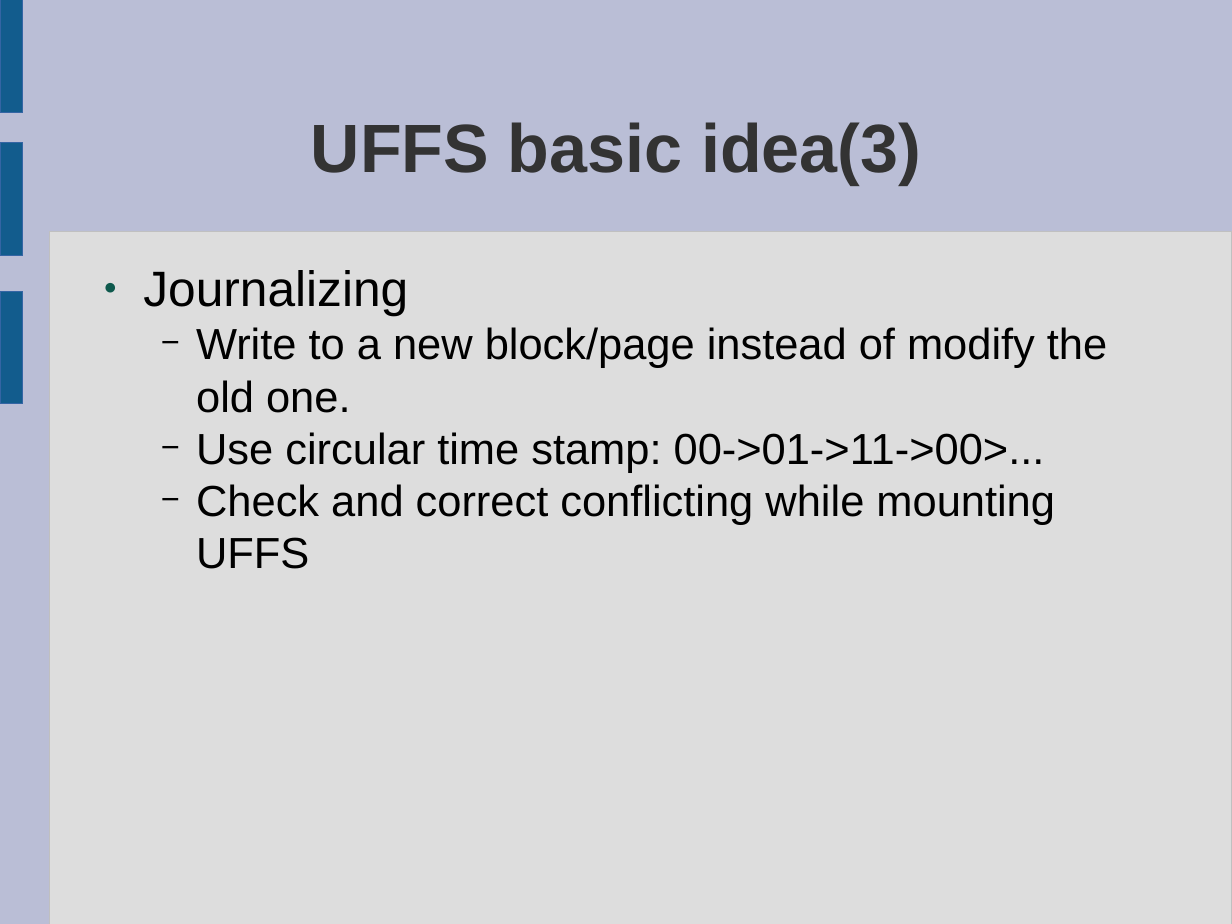
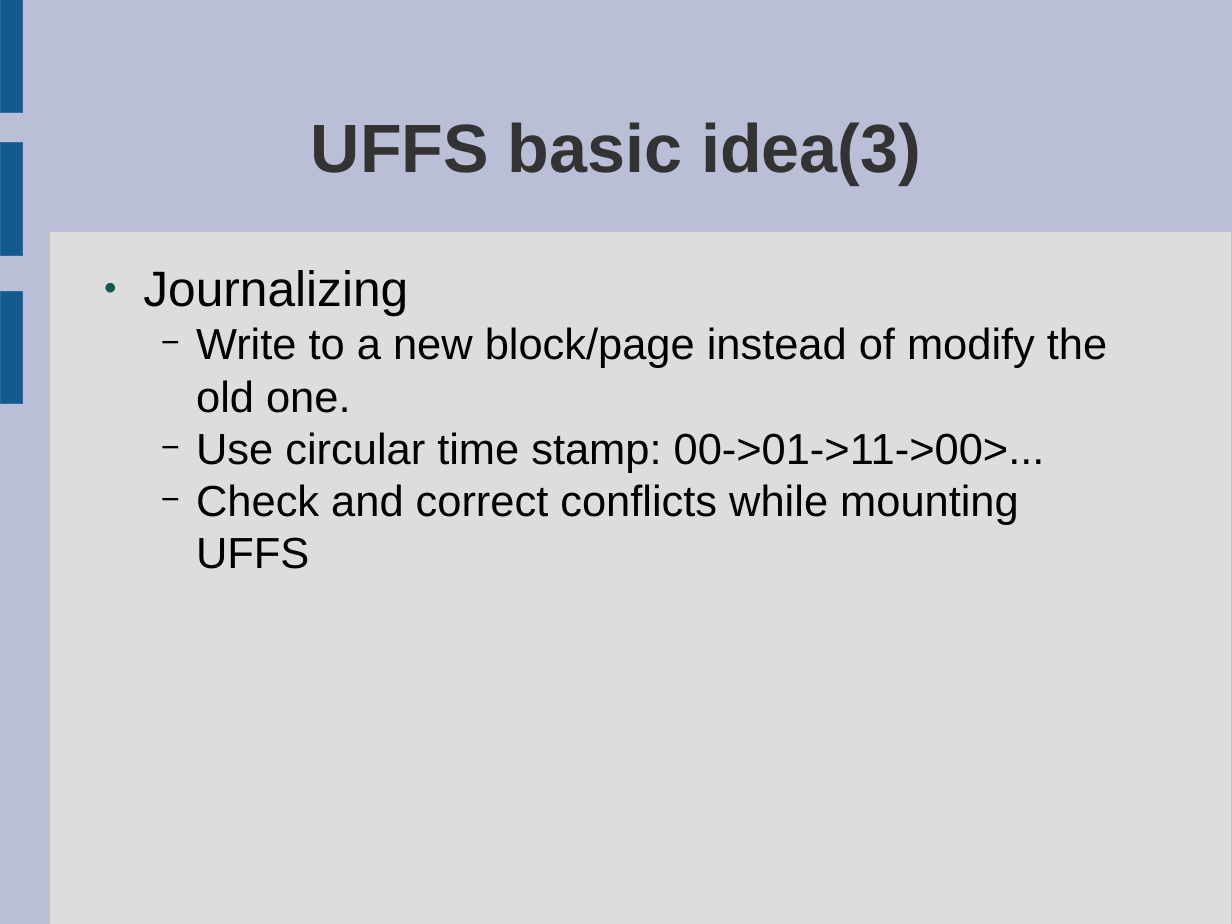
Before and after one commit to rickyzheng/uffs, a slide deck: slide 10 of doc/Understanding UFFS.odp. Drawn at 1232x924 pixels with LibreOffice and Linux fonts; fonts in the diff are those of the drawing. Boxes give left, top, right and bottom in pixels: in the first picture for what was removed or moved away, otherwise in the second. Text is boxed around its words. In the diff, an @@ line names an element or a change of style, - is before the commit and + after.

```diff
--- a/doc/Understanding UFFS.odp
+++ b/doc/Understanding UFFS.odp
@@ text at box(196, 484, 1019, 569): text changed @@
-  − Check and correct conflicting while mounting UFFS
+  − Check and correct conflicts while mounting UFFS
```
Also in this commit, not shown: 12 other slides changed, 1 other file.
